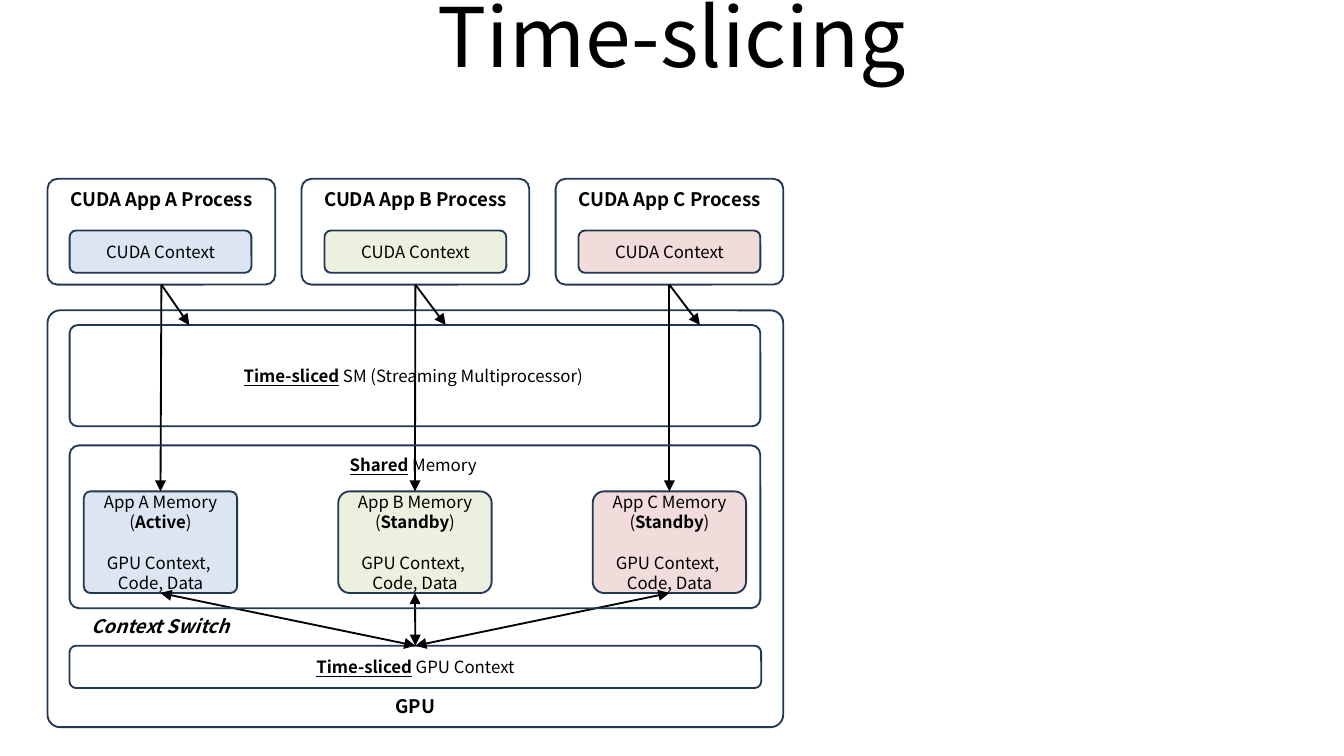
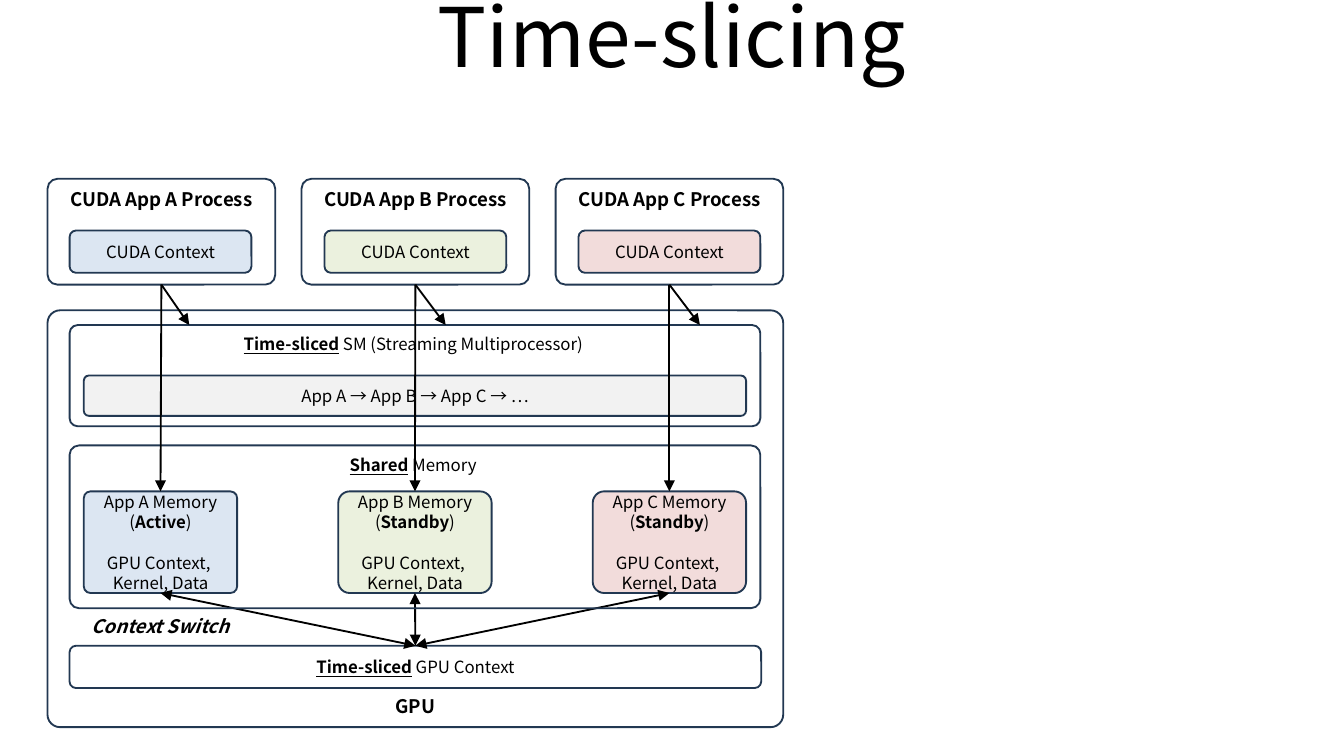
Before and after one commit to ssup2/blog-software, a slide deck: slide 2 of content/docs/theory-analysis/nvidia-gpu-sharing/images/images.pptx. Drawn at 1344x756 pixels with LibreOffice and Linux fonts; fonts in the diff are those of the drawing. Boxes give left, top, right and bottom in pixels: in the first picture for what was removed or moved away, otherwise in the second. Text is boxed around its words. In the diff, an @@ line names an element or a change of style, - is before the commit and + after.

```diff
--- a/content/docs/theory-analysis/nvidia-gpu-sharing/images/images.pptx
+++ b/content/docs/theory-analysis/nvidia-gpu-sharing/images/images.pptx
@@ rounded rectangle "Time-sliced SM (Streaming Multiprocessor)" at (70,325,761,426): vertical alignment middle to top @@
@@ rounded rectangle added at (83,375,746,415), fill #F2F2F2, outline #233953 1 pt, 9 pt, text #000000 @@
+App A → App B → App C → …
@@ text in rounded rectangle at (107,556,211,594): text changed @@
-GPU Context,
-Code, Data
+GPU Context,
+Kernel, Data
@@ text in rounded rectangle at (361,556,465,594): text changed @@
-GPU Context,
-Code, Data
+GPU Context,
+Kernel, Data
@@ text in rounded rectangle at (616,556,720,594): text changed @@
-GPU Context,
-Code, Data
+GPU Context,
+Kernel, Data
```
Also in this commit, not shown: 4 other slides changed, 6 other files.
